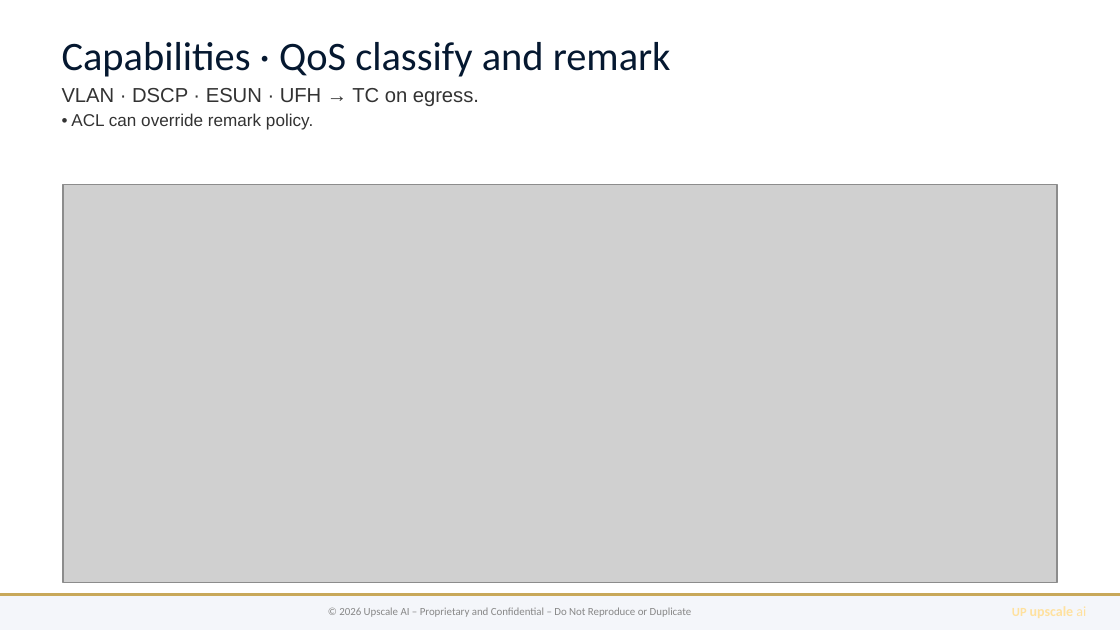
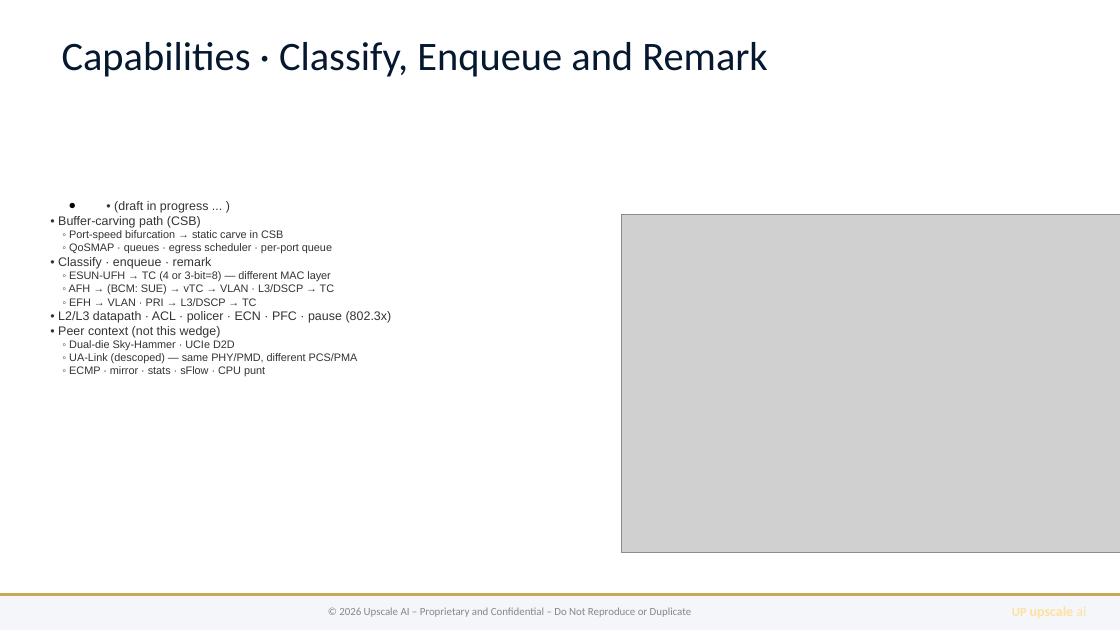
Before and after one commit to upscale-ai-network/agent-template, a slide deck: slide 4 of dt122/bugatti-qos-ccc.pptx. Drawn at 1120x630 pixels with LibreOffice and Linux fonts; fonts in the diff are those of the drawing; grey boxes stand for pictures. Boxes give left, top, right and bottom in pixels: in the first picture for what was removed or moved away, otherwise in the second. Text is boxed around its words. In the diff, an @@ line names an element or a change of style, - is before the commit and + after.

```diff
--- a/dt122/bugatti-qos-ccc.pptx
+++ b/dt122/bugatti-qos-ccc.pptx
@@ text at <box>62,42,767,77</box>: text changed; font Arial to Calibri; text colour #333333 to #051830 @@
-Capabilities · QoS classify and remark
-VLAN · DSCP · ESUN · UFH → TC on egress.
-• ACL can override remark policy.
+Capabilities · Classify, Enqueue and Remark
@@ text added at <box>58,201,392,376</box>, 7 pt, text #333333 @@
+● • (draft in progress ... )
+• Buffer-carving path (CSB)
+◦ Port-speed bifurcation → static carve in CSB
+◦ QoSMAP · queues · egress scheduler · per-port queue
+• Classify · enqueue · remark
+◦ ESUN-UFH → TC (4 or 3-bit=8) — different MAC layer
+◦ AFH → (BCM: SUE) → vTC → VLAN · L3/DSCP → TC
+◦ EFH → VLAN · PRI → L3/DSCP → TC
+• L2/L3 datapath · ACL · policer · ECN · PFC · pause (802.3x)
+• Peer context (not this wedge)
+◦ Dual-die Sky-Hammer · UCIe D2D
+◦ UA-Link (descoped) — same PHY/PMD, different PCS/PMA
+◦ ECMP · mirror · stats · sFlow · CPU punt
@@ picture: place and size @@
-picture at <box>63,185,1057,582</box>
+picture at <box>622,215,1120,553</box>
```
Also in this commit, not shown: 5 other slides changed, 1 slide removed, 5 other files.
